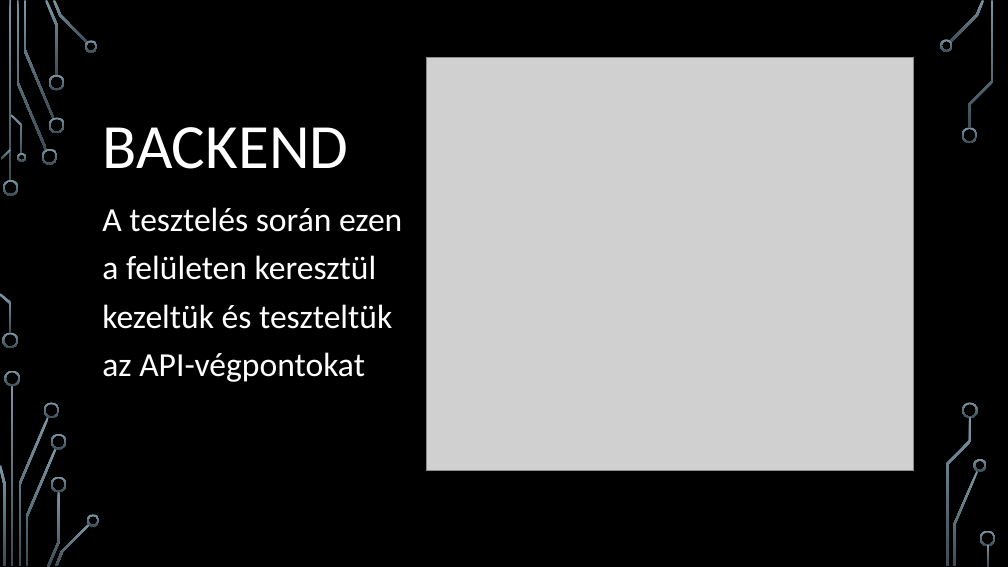
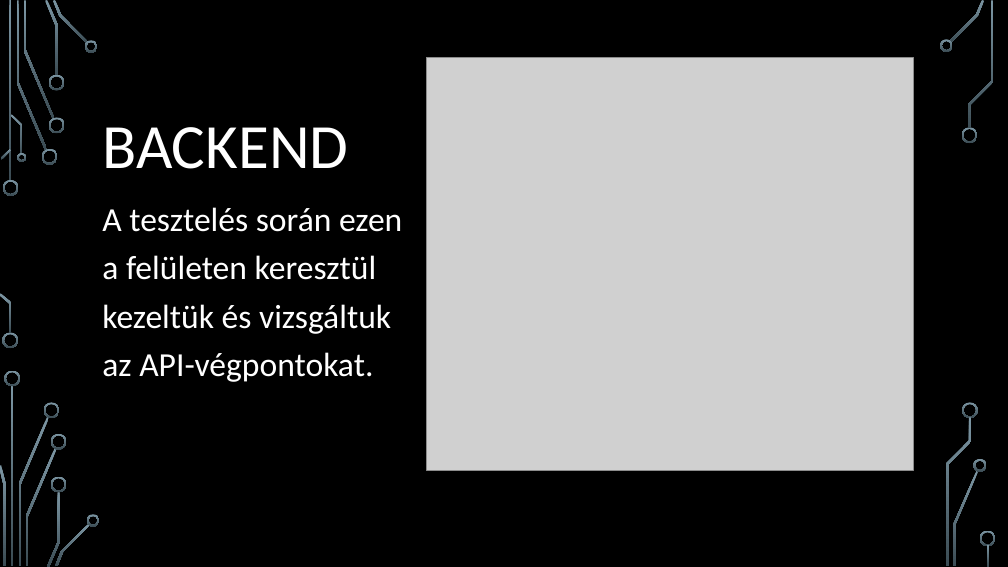
Before and after one commit to MrTahil/hotel, a slide deck: slide 9 of HMZ-rt.pptx. Drawn at 1008x567 pixels with LibreOffice and Linux fonts; fonts in the diff are those of the drawing; grey boxes stand for pictures; background and template pictures are left out. Boxes give left, top, right and bottom in pixels: in the first picture for what was removed or moved away, otherwise in the second. Text is boxed around its words. In the diff, an @@ line names an element or a change of style, - is before the commit and + after.

```diff
--- a/HMZ-rt.pptx
+++ b/HMZ-rt.pptx
@@ text at [102,207,402,382]: text changed @@
-A tesztelés során ezen a felületen keresztül kezeltük és teszteltük az API-végpontokat
+A tesztelés során ezen a felületen keresztül kezeltük és vizsgáltuk az API-végpontokat.
```
Also in this commit, not shown: 18 other slides changed.
